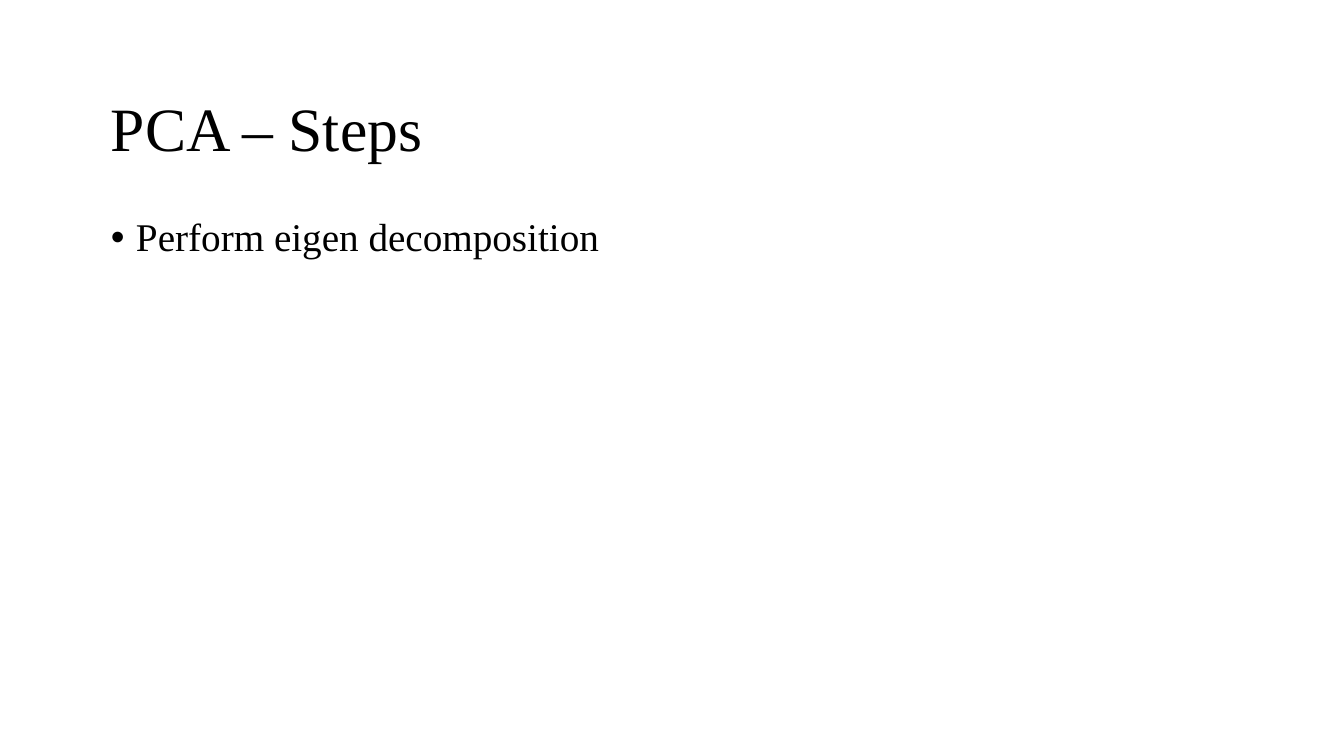
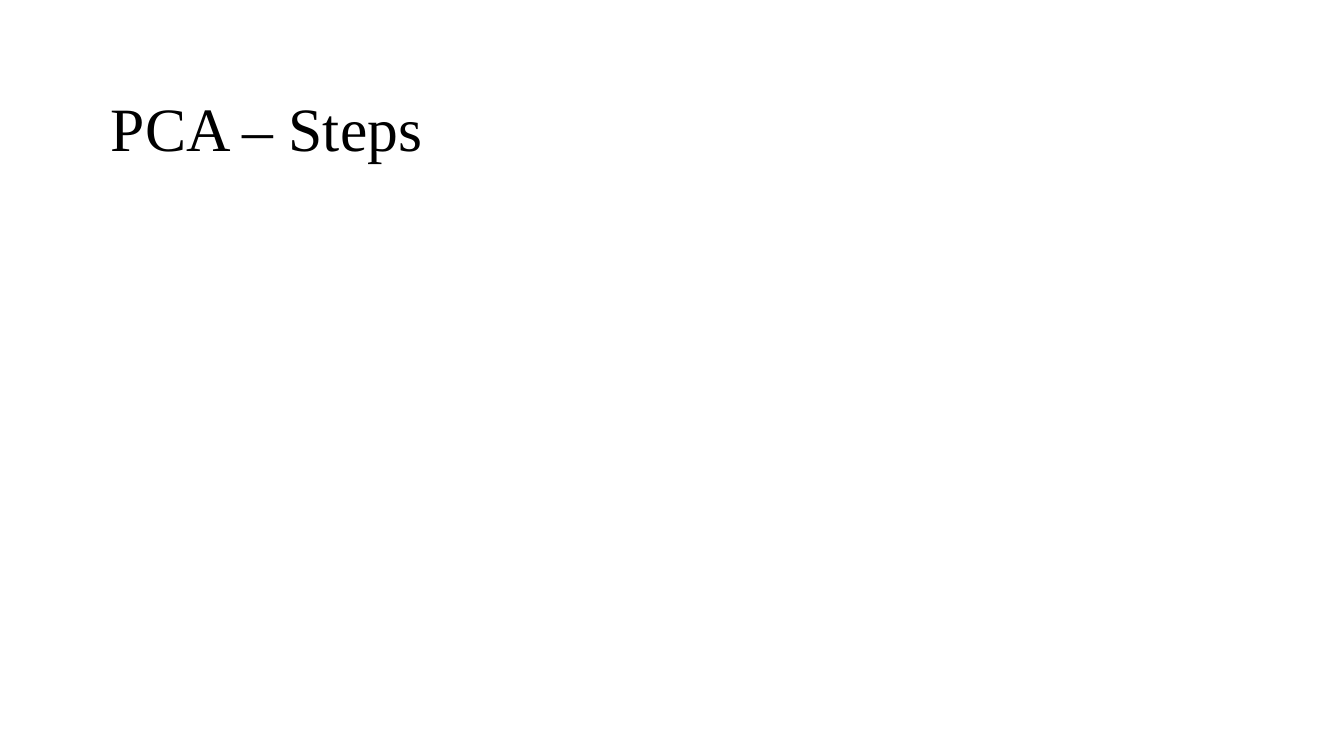
Before and after one commit to Moaaz-Mahmoud/Third-Year-Electrical-Testing-3A, a slide deck: slide 7 of presentation-pca.pptx. Drawn at 1344x756 pixels with LibreOffice and Linux fonts; fonts in the diff are those of the drawing; grey boxes stand for pictures; background and template pictures are left out. Boxes give left, top, right and bottom in pixels: in the first picture for what was removed or moved away, otherwise in the second. Text is boxed around its words. In the diff, an @@ line names an element or a change of style, - is before the commit and + after.

```diff
--- a/presentation-pca.pptx
+++ b/presentation-pca.pptx
@@ text removed at bbox=[136, 223, 599, 259] @@
-• Perform eigen decomposition
```
Also in this commit, not shown: 1 other slide changed, 1 slide added, 8 other files.
